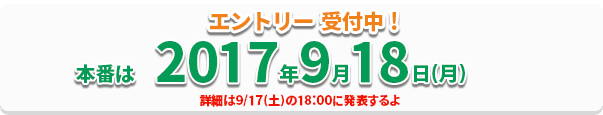
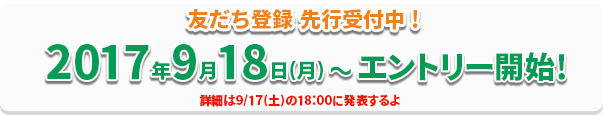
Revision of a layered (603, 115) image; what changed, layer by layer:
renamed "エントリー 受付中！" to "友だち登録 先行受付中！", painted on it over [188, 8, 418, 32]
renamed "本番は 2017年9月18日(月)" to "2017年9月18日(月) ～ エントリー開始！", painted on it over [46, 41, 565, 83]
